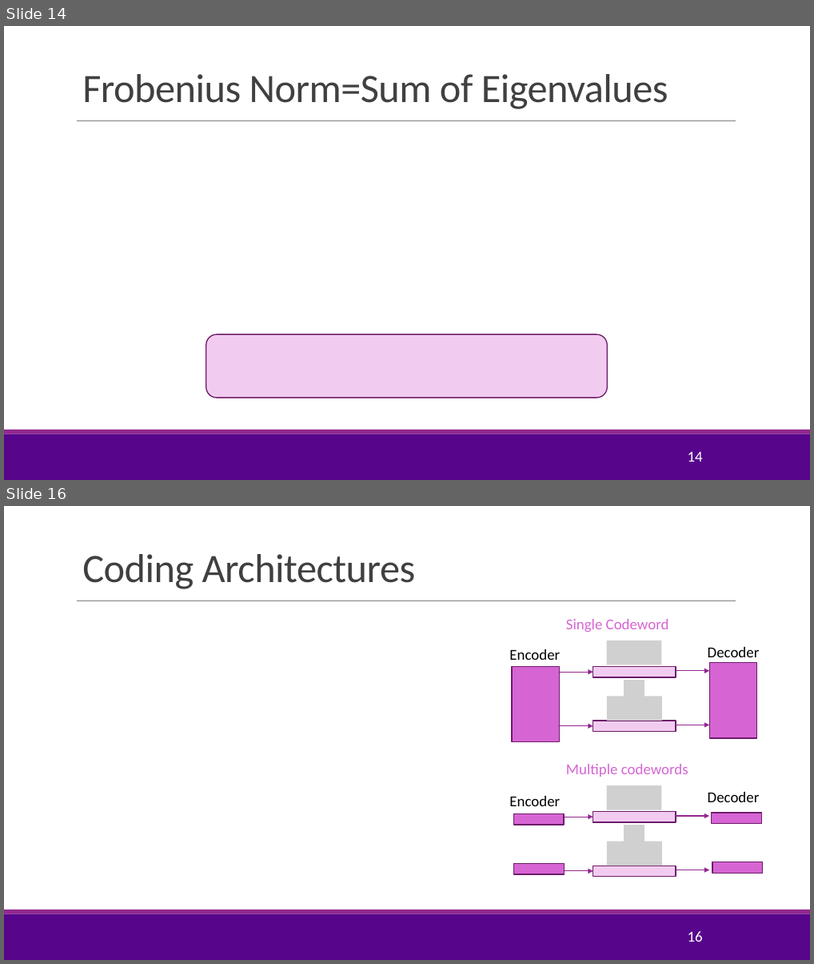
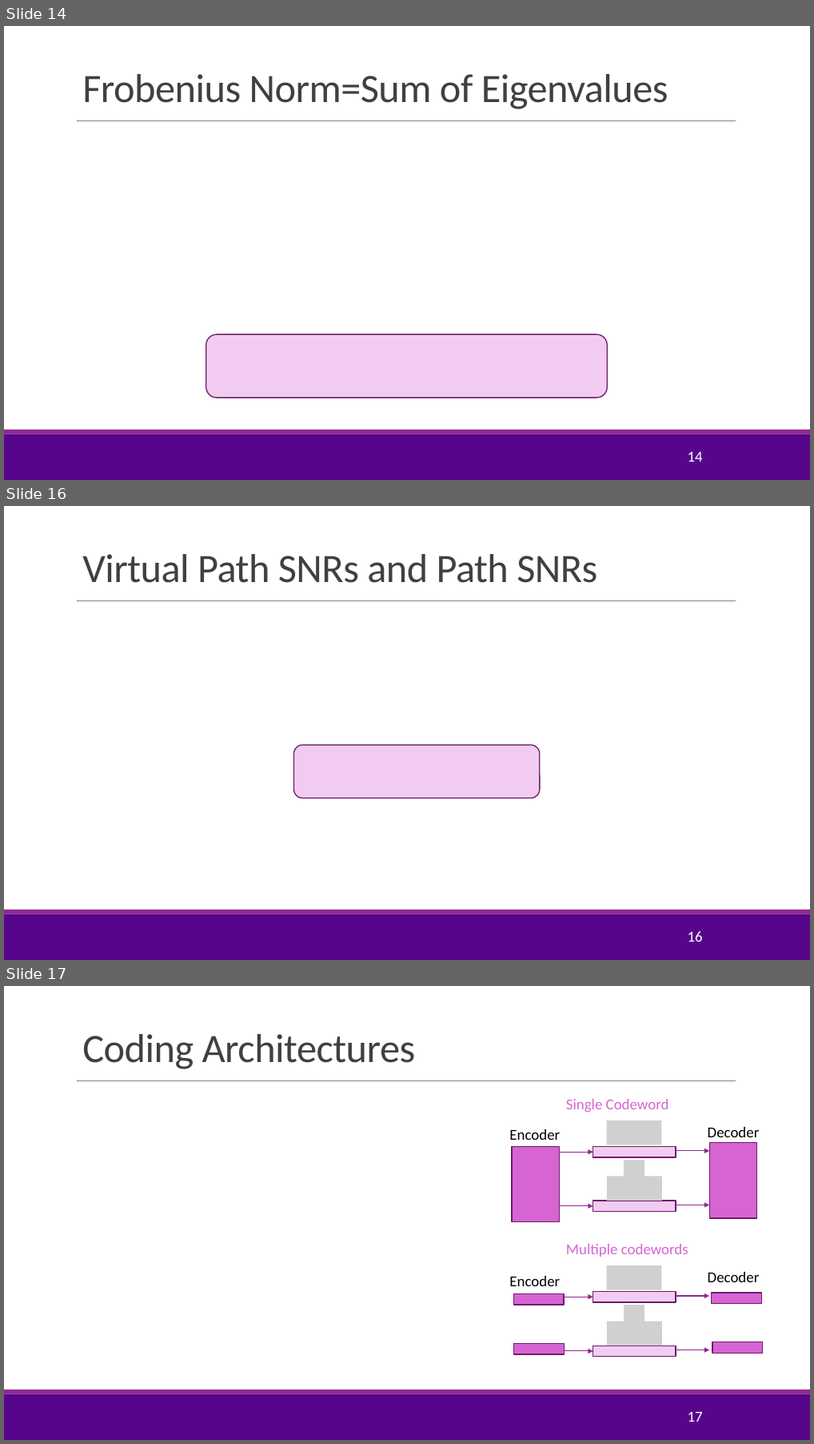
Before and after one commit to sdrangan/wirelesscomm, a slide deck: lectures/Unit09_MIMO.pptx. Shown one above the other, each under a label of ours: slides 14 and 16 before the commit, slides 14, 16 and 17 after it; the slides between them are not shown. The pictures are 814x964 and 814x1444 pixels, drawn with LibreOffice and Linux fonts; fonts in the diff are those of the drawing; grey boxes stand for pictures; background and template pictures are left out. Boxes give left, top, right and bottom in pixels: in the first picture for what was removed or moved away, otherwise in the second. Text is boxed around its words. In the diff, an @@ line names an element or a change of style, - is before the commit and + after.

```diff
--- a/lectures/Unit09_MIMO.pptx
+++ b/lectures/Unit09_MIMO.pptx
@@ slide 16 added at [4, 506, 810, 960], background #FFFFFF; not listed: 3 template elements that a slide beside it also shows @@
@@ title added at [82, 554, 598, 583], 48 pt, text #404040 @@
+Virtual Path SNRs and Path SNRs
@@ rounded rectangle added at [294, 745, 540, 798], fill #F1CCF0, outline #6C1D6A 1.25 pt @@
@@ page number added at [688, 931, 703, 941], 18 pt, text #FFFFFF @@
+16
@@ what was slide 16 is now slide 17 @@
@@ page number at [688, 1412, 703, 1421]: text changed @@
-16
+17
```
Also in this commit, not shown: 2 slides changed, 5 other files.
